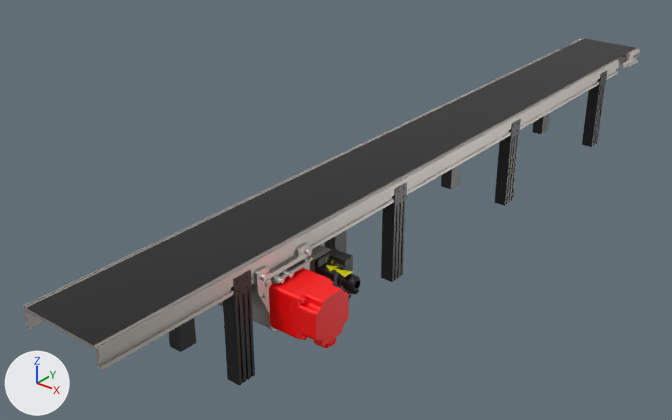
An edit to the glTF model models/PickPlaceCell/Conveyor.glb, drawn before and after from the same camera.
Both versions are drawn from a 50 mm camera at (1.138, -2.173, 1.005) aimed at (-0.068, -0.666, 0.071). The axes (+X, +Y, +Z) are drawn at lower left. The lights are the same throughout. The picture after the commit comes second. Where no turn or scale is listed for an object, it has been applied to the vertices.
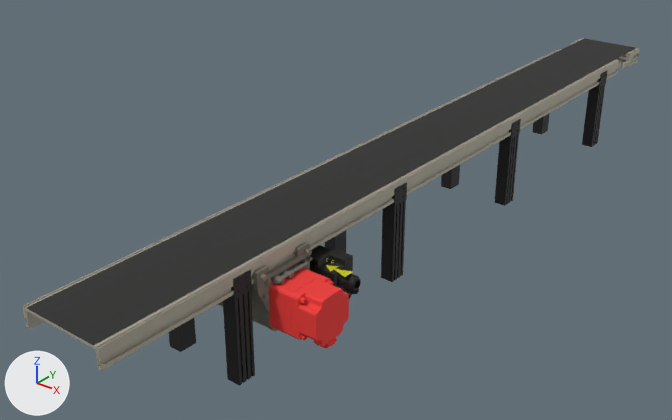
The change, as a diff of the scene's bpy script:
```diff
--- a/models/PickPlaceCell/Conveyor.glb.py
+++ b/models/PickPlaceCell/Conveyor.glb.py
@@ mat_baked_conveyor_satin_aluminum @@
+mat_baked_conveyor_satin_aluminum = bpy.data.materials.new('Baked Conveyor Satin Aluminum')
+# colours: white #eaeae5
+# uses the picture img_baked_light_satin_aluminum_albedo
+# uses the picture img_baked_light_satin_aluminum_normal
@@ mat_baked_darker_motor_metal_cover @@
+mat_baked_darker_motor_metal_cover = bpy.data.materials.new('Baked Darker Motor Metal Cover')
+# colours: light grey #cecdc7
+# uses the picture img_baked_darker_satin_steel_albedo
+# uses the picture img_baked_darker_satin_steel_normal
@@ me_mesh_0 @@
 me_mesh_0.from_pydata(...)  # 1012 vertices, 2056 faces; spans x -0.274..-0.087, y -0.104..0.0, z 0.095..0.135
-me_mesh_0.materials.append(mat_matte_steelzh)  # light grey #c7c2bd
+me_mesh_0.materials.append(mat_baked_conveyor_satin_aluminum)
@@ me_mesh_5 @@
 me_mesh_5.from_pydata(...)  # 204 vertices, 404 faces; spans x -0.27..-0.09, y -2.0..-0.15, z 0.1..0.14
-me_mesh_5.materials.append(mat_matte_steelzh)  # light grey #c7c2bd
+me_mesh_5.materials.append(mat_baked_conveyor_satin_aluminum)
@@ me_mesh_6 @@
 me_mesh_6.from_pydata(...)  # 140 vertices, 276 faces; spans x 0.0..0.033, y -0.225..-0.183, z 0.0..0.218
-me_mesh_6.materials.append(mat_basic_black_plasticzh)  # black #121212
+me_mesh_6.materials.append(mat_baked_black_polymer_supports)  # black #121212
@@ me_mesh_8 @@
 me_mesh_8.from_pydata(...)  # 140 vertices, 276 faces; spans x 2998.0..3686.0, y -3973.0..0.0, z 0.0..541.0
-me_mesh_8.materials.append(mat_basic_black_plasticzh)  # black #121212
+me_mesh_8.materials.append(mat_baked_black_polymer_supports)  # black #121212
@@ me_mesh_7 @@
 me_mesh_7.from_pydata(...)  # 140 vertices, 276 faces; spans x 2998.0..3686.0, y -3973.0..0.0, z 0.0..541.0
-me_mesh_7.materials.append(mat_basic_black_plasticzh)  # black #121212
+me_mesh_7.materials.append(mat_baked_black_polymer_supports)  # black #121212
@@ me_mesh_9 @@
 me_mesh_9.from_pydata(...)  # 140 vertices, 276 faces; spans x -0.033..0.0, y 0.183..0.225, z 0.0..0.218
-me_mesh_9.materials.append(mat_basic_black_plasticzh)  # black #121212
+me_mesh_9.materials.append(mat_baked_black_polymer_supports)  # black #121212
@@ me_mesh_5_001 @@
 me_mesh_5_001.from_pydata(...)  # 4754 vertices, 8988 faces; spans x 0.312..0.553, y 0.45..0.589, z 0.008..0.148
-me_mesh_5_001.materials.append(mat_matte_steel_024)  # light grey #c7c2bd
+me_mesh_5_001.materials.append(mat_baked_darker_motor_metal_cover)
@@ me_mesh_9_001 @@
 me_mesh_9_001.from_pydata(...)  # 3576 vertices, 7176 faces; spans x 0.256..0.408, y 0.478..0.568, z 0.0..0.111
-me_mesh_9_001.materials.append(mat_basic_red_light_plastic_001)  # red #ff0000
+me_mesh_9_001.materials.append(mat_baked_matte_red_motor_cover)  # red #ef3835
```

What differs and where, as boxes (x1, y1, x2, y2) in the pictures (672 x 420 px):
'Mesh_5', recoloured
    both: (23, 57, 619, 371)
'Mesh_9.001', recoloured
    both: (269, 268, 349, 348)
'Copy of Copy of Unnamed Node 8', recoloured
    both: (223, 270, 253, 323)
'Copy of Unnamed Node 8', recoloured (darker)
    both: (383, 182, 407, 282)
'Mesh_5.001', recoloured (darker)
    both: (218, 243, 312, 331)
'Mesh_8', recoloured (darker)
    both: (499, 119, 521, 206)
'Copy of Unnamed Node 7', recoloured (darker)
    both: (441, 165, 460, 189)
'Mesh_7', recoloured (darker)
    both: (325, 230, 346, 253)
'Mesh_6', recoloured
    both: (533, 113, 550, 135)
'Mesh_0', recoloured
    both: (572, 38, 640, 68)
